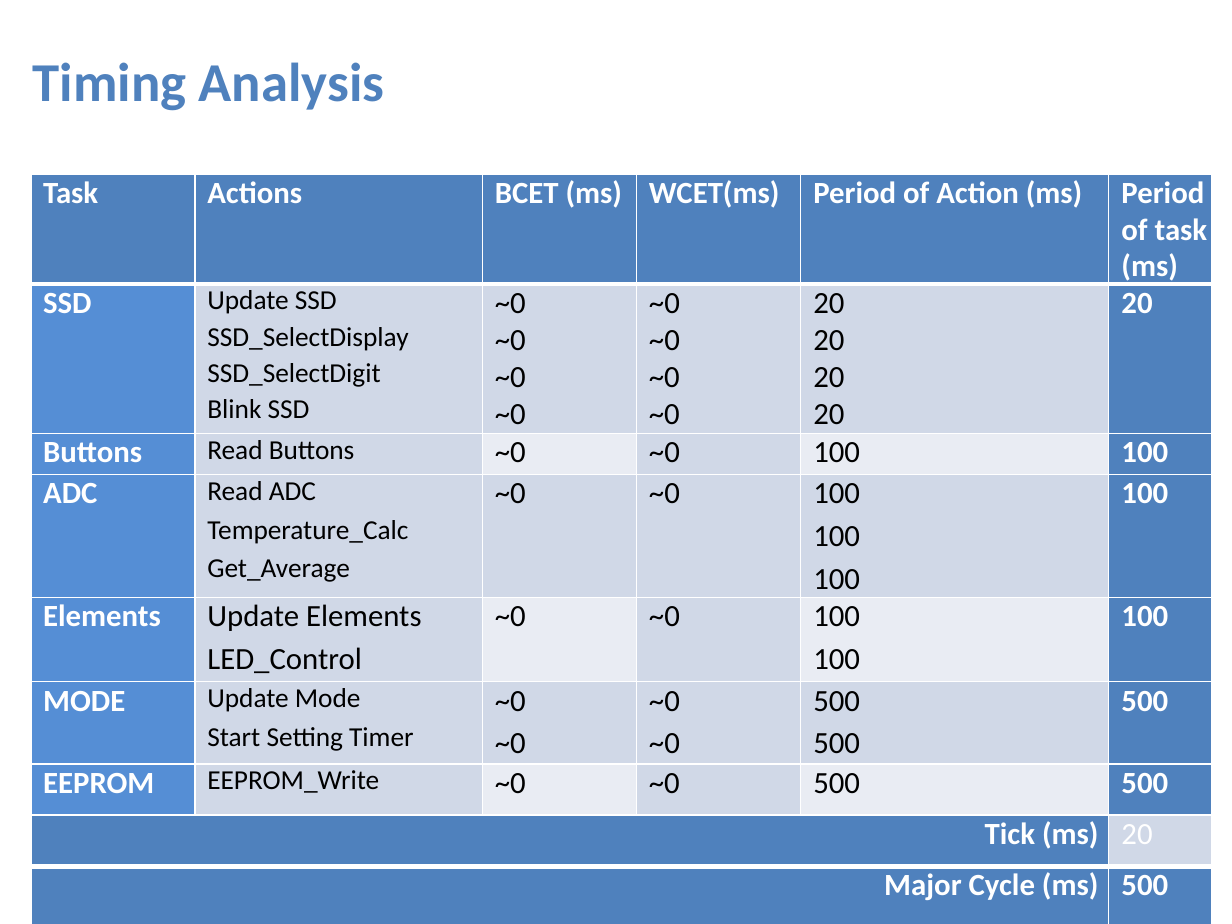
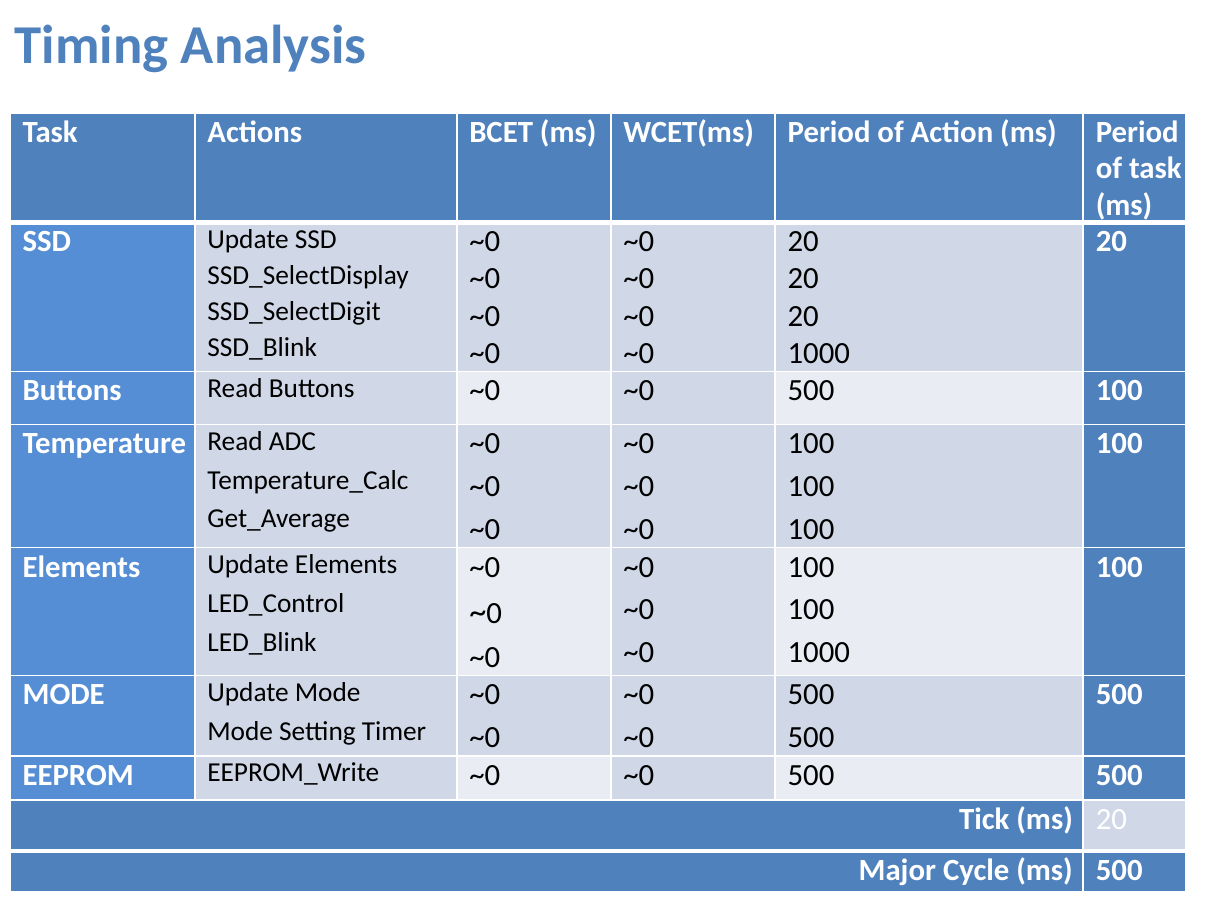
Before and after one commit to Abdelaziz-Sayed-Mohamed/water_heater, a slide deck: slide 3 of WaterHeater.pptx. Drawn at 1232x924 pixels with LibreOffice and Linux fonts; fonts in the diff are those of the drawing. Boxes give left, top, right and bottom in pixels: in the first picture for what was removed or moved away, otherwise in the second. Text is boxed around its words. In the diff, an @@ line names an element or a change of style, - is before the commit and + after.

```diff
--- a/WaterHeater.pptx
+++ b/WaterHeater.pptx
@@ text "Timing Analysis": place and size @@
-text "Timing Analysis" at (33,62,385,111)
+text "Timing Analysis" at (15,24,367,73)
@@ table at (10,113,1184,889) @@
-row 2, column 2: Update SSD / SSD_SelectDisplay / SSD_SelectDigit / Blink SSD
+row 2, column 2: Update SSD / SSD_SelectDisplay / SSD_SelectDigit / SSD_Blink
-row 2, column 5: 20 / 20 / 20 / 20
+row 2, column 5: 20 / 20 / 20 / 1000
-row 3, column 5: 100
+row 3, column 5: 500
-row 4: ADC | Read ADC / Temperature_Calc / Get_Average | ~0 | ~0 | 100 / 100 / 100 | 100
+row 4: Temperature | Read ADC / Temperature_Calc / Get_Average | ~0 / ~0 / ~0 | ~0 / ~0 / ~0 | 100 / 100 / 100 | 100
-row 5: Elements | Update Elements / LED_Control | ~0 | ~0 | 100 / 100 | 100
+row 5: Elements | Update Elements / LED_Control / LED_Blink | ~0 / ~0 / ~0 | ~0 / ~0 / ~0 | 100 / 100 / 1000 | 100
-row 6, column 2: Update Mode / Start Setting Timer
+row 6, column 2: Update Mode / Mode Setting Timer
@@ table: place and size @@
-table at (31,175,1210,924)
+table at (10,113,1184,889)
```
Also in this commit, not shown: 5 other slides changed.
